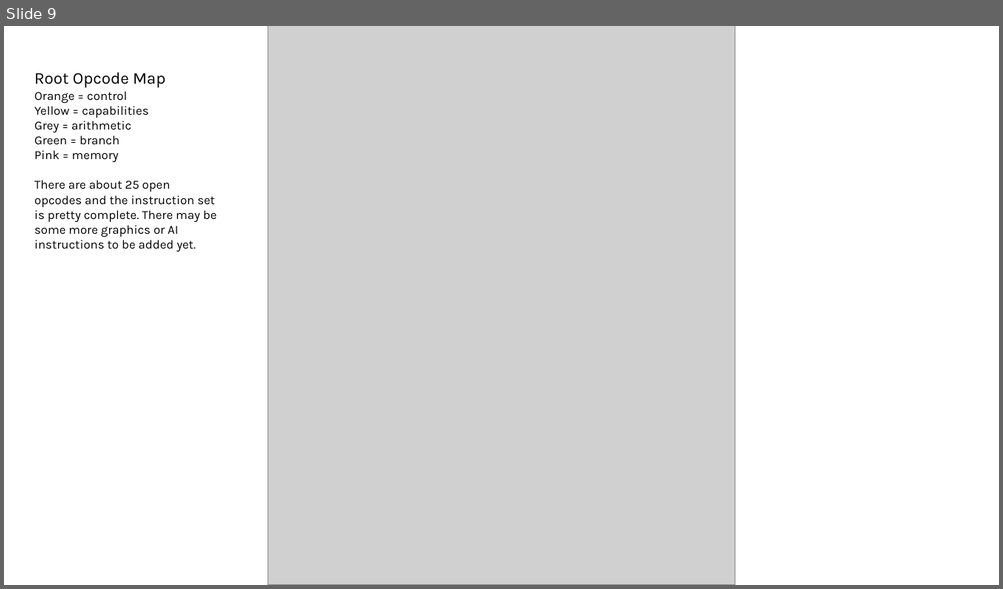
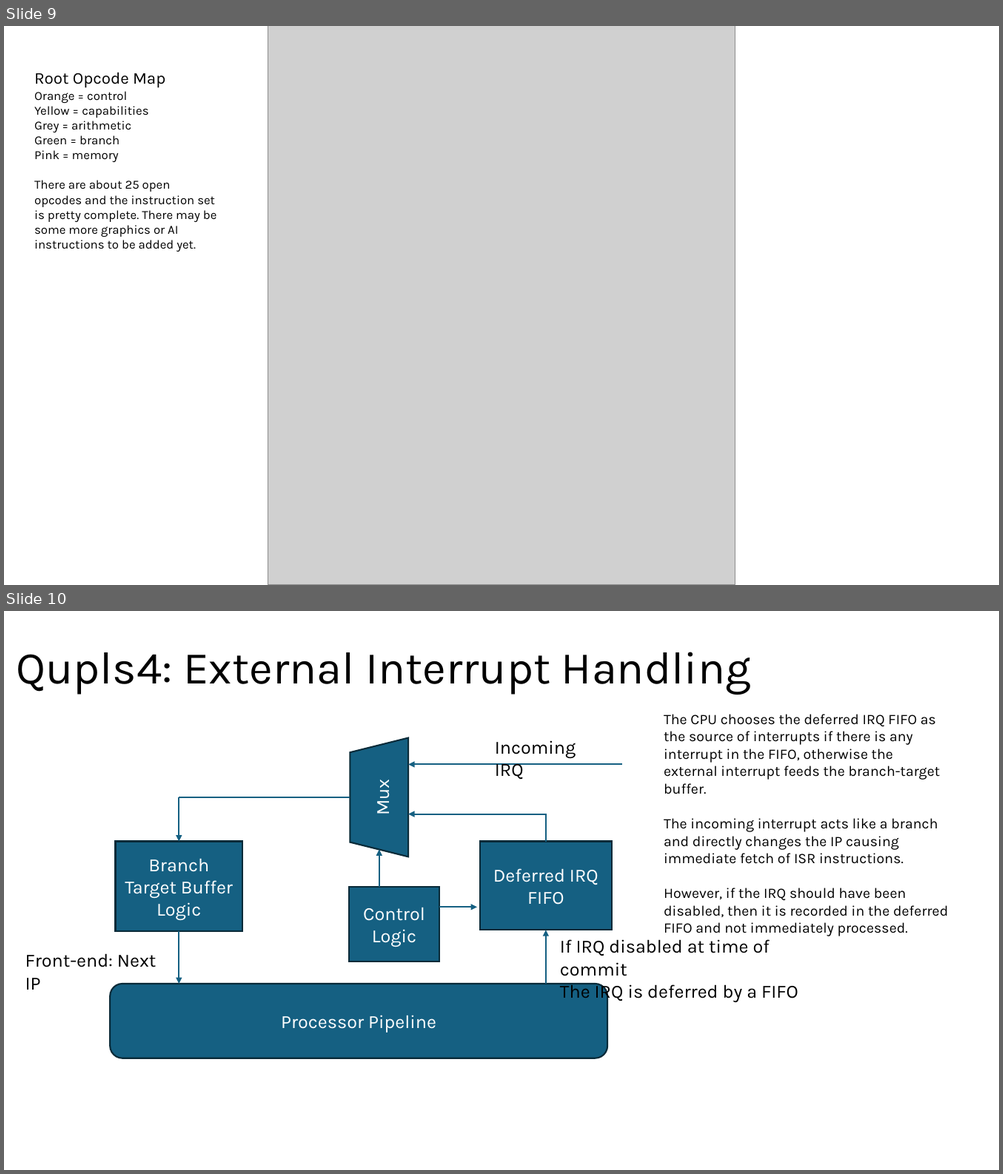
Before and after one commit to robfinch/Qupls, a slide deck: rtl/cpu_v4/doc/Qupls2026.pptx. Shown one above the other, each under a label of ours: slide 9 before the commit, slides 9 and 10 after it. The pictures are 1003x589 and 1003x1174 pixels, drawn with LibreOffice and Linux fonts; fonts in the diff are those of the drawing; grey boxes stand for pictures. Boxes give left, top, right and bottom in pixels: in the first picture for what was removed or moved away, otherwise in the second. Text is boxed around its words. In the diff, an @@ line names an element or a change of style, - is before the commit and + after.

Commit message:
Qupls4 - update
- interrupt description

```diff
--- a/rtl/cpu_v4/doc/Qupls2026.pptx
+++ b/rtl/cpu_v4/doc/Qupls2026.pptx
@@ slide 10 added at (4, 611, 999, 1170), background #FFFFFF @@
@@ title added at (16, 652, 751, 695), 44 pt, text #000000 @@
+Qupls4: External Interrupt Handling
@@ text added at (663, 714, 948, 934), 14 pt, text #000000 @@
+The CPU chooses the deferred IRQ FIFO as the source of interrupts if there is any interrupt in the FIFO, otherwise the external interrupt feeds the branch-target buffer.
+The incoming interrupt acts like a branch and directly changes the IP causing immediate fetch of ISR instructions.
+However, if the IRQ should have been disabled, then it is recorded in the deferred FIFO and not immediately processed.
@@ trapezoid added at (350, 738, 408, 857), fill #156082, outline #092A39 1.5 pt, 18 pt, text #FFFFFF @@
+Mux
@@ text added at (495, 741, 575, 780), 18 pt, text #000000 @@
+Incoming IRQ
@@ arrow added from (622, 765) to (408, 765), #156082 1.5 pt @@
@@ line added from (350, 797) to (179, 797), #156082 1.5 pt @@
@@ arrow added from (179, 797) to (179, 842), #156082 1.5 pt @@
@@ arrow added from (546, 814) to (408, 814), #156082 1.5 pt @@
@@ line added from (546, 842) to (546, 814), #156082 1.5 pt @@
@@ rectangle added at (115, 842, 242, 931), fill #156082, outline #092A39 1.5 pt, 18 pt, text #FFFFFF @@
+Branch Target Buffer Logic
@@ arrow added from (379, 887) to (379, 850), #156082 1.5 pt @@
@@ rectangle added at (480, 842, 612, 931), fill #156082, outline #092A39 1.5 pt, 18 pt, text #FFFFFF @@
+Deferred IRQ FIFO
@@ rectangle added at (350, 887, 439, 962), fill #156082, outline #092A39 1.5 pt, 18 pt, text #FFFFFF @@
+Control Logic
@@ arrow added from (439, 907) to (477, 907), #156082 1.5 pt @@
@@ arrow added from (179, 931) to (179, 984), #156082 1.5 pt @@
@@ arrow added from (546, 984) to (546, 931), #156082 1.5 pt @@
@@ text added at (560, 940, 798, 1002), 18 pt, text #000000 @@
+If IRQ disabled at time of commit
+The IRQ is deferred by a FIFO
@@ text added at (25, 954, 156, 990), 18 pt, text #000000 @@
+Front-end: Next IP
@@ rounded rectangle added at (110, 984, 608, 1059), fill #156082, outline #092A39 1.5 pt, 18 pt, text #FFFFFF @@
+Processor Pipeline
```
Also in this commit, not shown: 2 slides changed, 3 other files.
